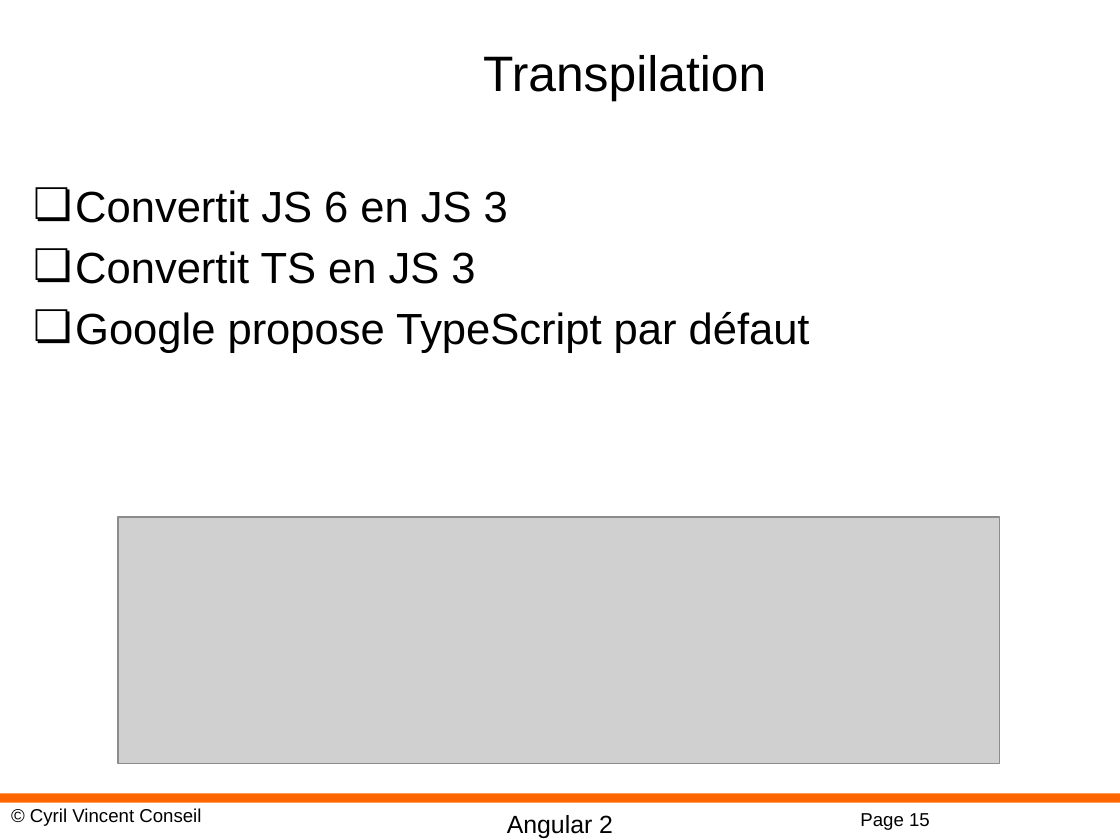
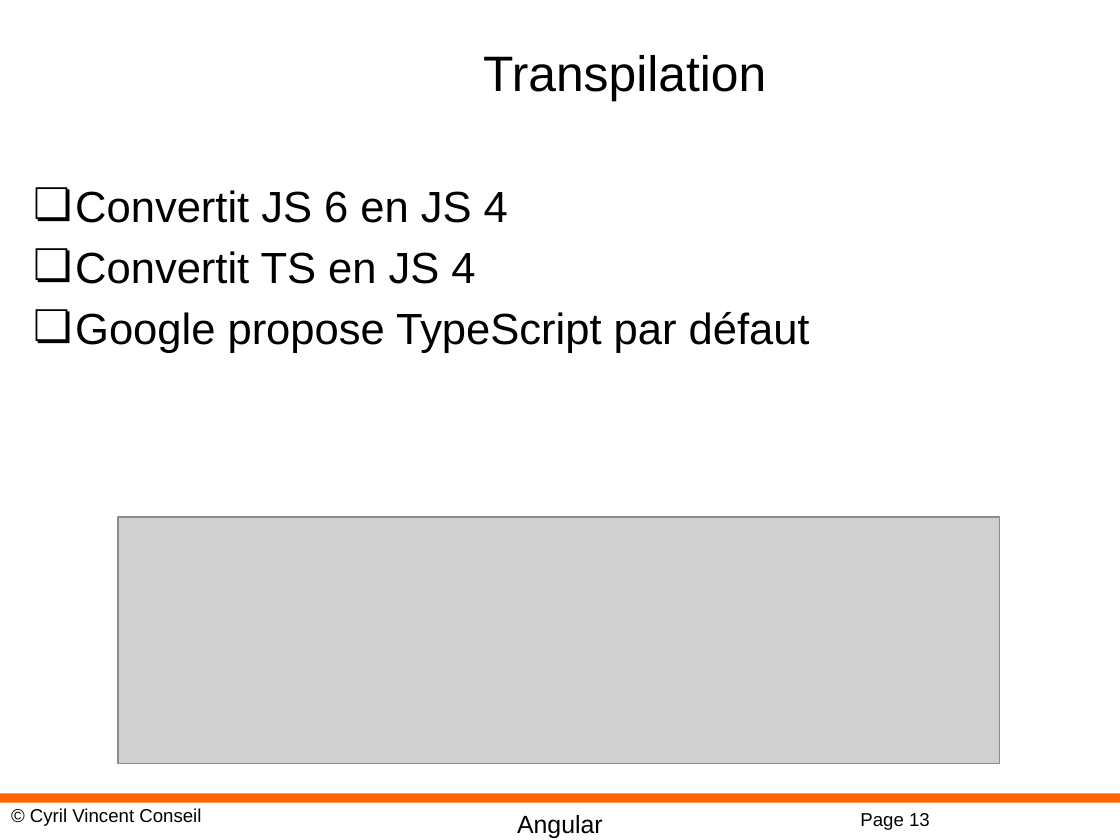
Before and after one commit to cyrilvincent/POE, a slide deck: slide 13 of ppt/angular/Angular01-Intro.pptx (slide 15 before the commit). Drawn at 1120x840 pixels with LibreOffice and Linux fonts; fonts in the diff are those of the drawing; grey boxes stand for pictures; background and template pictures are left out. Boxes give left, top, right and bottom in pixels: in the first picture for what was removed or moved away, otherwise in the second. Text is boxed around its words. In the diff, an @@ line names an element or a change of style, - is before the commit and + after.

Commit message:
Angular PPT v2

```diff
--- a/ppt/angular/Angular01-Intro.pptx
+++ b/ppt/angular/Angular01-Intro.pptx
@@ text at (75, 190, 508, 284): text changed @@
-❏ Convertit JS 6 en JS 3
-❏ Convertit TS en JS 3
+❏ Convertit JS 6 en JS 4
+❏ Convertit TS en JS 4
@@ text at (517, 815, 603, 838): text changed @@
-Angular 2
+Angular
@@ page number at (860, 813, 930, 830): text changed @@
-Page 15
+Page 13
```
Also in this commit, not shown: 14 other slides changed, 1 slide added, 2 slides removed, 19 other files.
